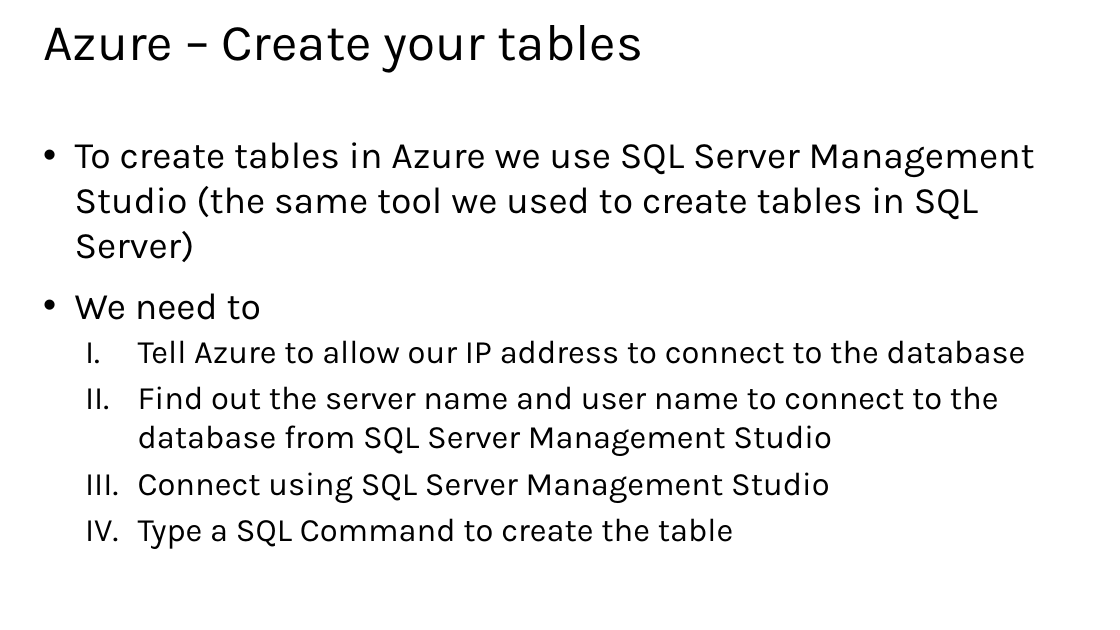
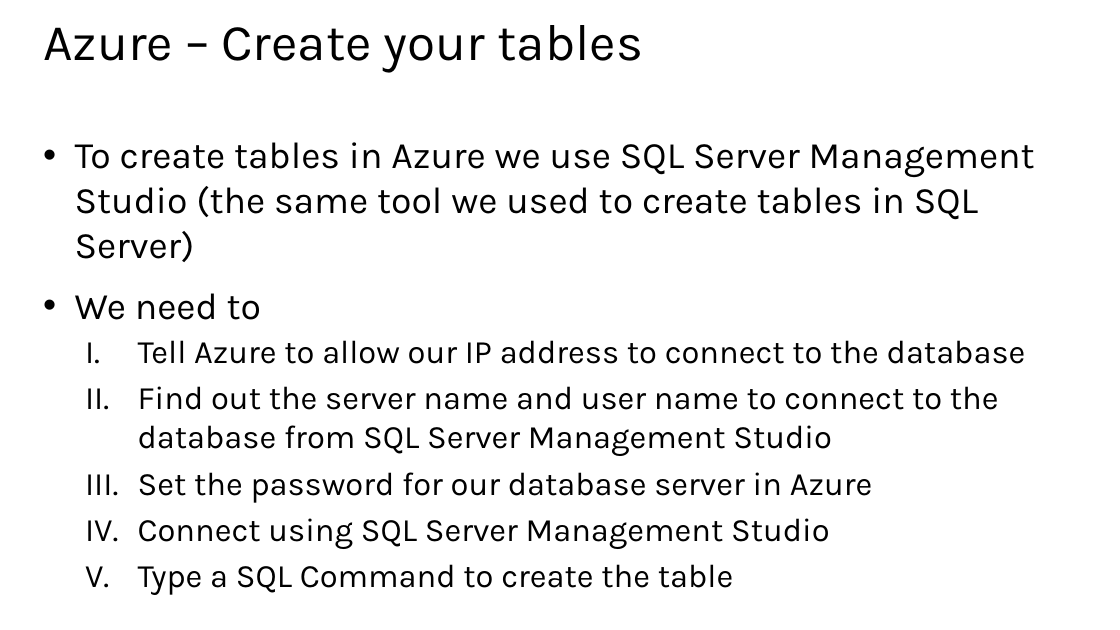
Before and after one commit to mkscala/AdvancedFlask, a slide deck: slide 34 of Slides/Module 3 - Introduction to Databases.pptx. Drawn at 1120x630 pixels with LibreOffice and Linux fonts; fonts in the diff are those of the drawing. Boxes give left, top, right and bottom in pixels: in the first picture for what was removed or moved away, otherwise in the second. Text is boxed around its words. In the diff, an @@ line names an element or a change of style, - is before the commit and + after.

Commit message:
Added server password reset

```diff
--- a/Slides/Module 3 - Introduction to Databases.pptx
+++ b/Slides/Module 3 - Introduction to Databases.pptx
@@ text at [138, 472, 873, 503]: paragraph added @@
+  III. Set the password for our database server in Azure
```
Also in this commit, not shown: 9 other slides changed, 1 slide added.
